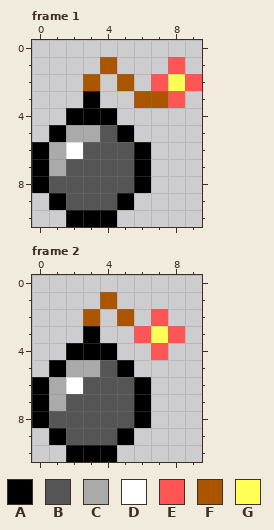
Pixel-art file -- resources/sprites/original/player/bomb.ase. The picture above was drawn from the file before the commit.
10x11 pixels, 11 frames. Colours within 5 levels of each other are drawn and written as one. Shown: frame 1, frame 2. The commit also changed other frames, which this record leaves out.
Palette (. is transparent): A #000000  B #555555  C #aaaaaa  D #ffffff  E #ff5555  F #aa5500  G #ffff55
Pixels before, frame 1, first column x 0:
 1 ....F...E.
 2 ...F.F.EGE
 3 ...A..FFE.
 4 ..AAA.....
 5 .ACCBA....
 6 ACDBBBA...
 7 ACBBBBA...
 8 ABBBBBA...
 9 .ABBBA....
10 ..AAA.....
Pixels before, frame 2, first column x 0:
 1 ....F....
 2 ...F.F.E.
 3 ...A..EGE
 4 ..AAA..E.
 5 .ACCBA...
 6 ACDBBBA..
 7 ACBBBBA..
 8 ABBBBBA..
 9 .ABBBA...
10 ..AAA....
And afterwards:
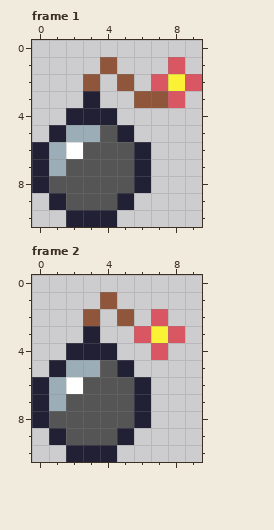
Difference:
Colour A changes from #000000 to #222034.
Colour C changes from #aaaaaa to #9badb7.
Colour E changes from #ff5555 to #d95763.
Colour F changes from #aa5500 to #8f563b.
Colour G changes from #ffff55 to #fbf236.
Pixel boxes of the changes (left, top, right, bottom) in both pictures:
changed: (32, 57, 202, 227)
changed: (32, 292, 185, 462)
